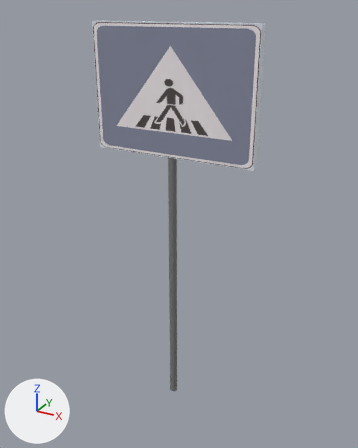
Before and after pictures for a commit that changed the FBX model Assets/Resources/Meshes/Obstacles/schild_zebra_rechteckig.FBX.
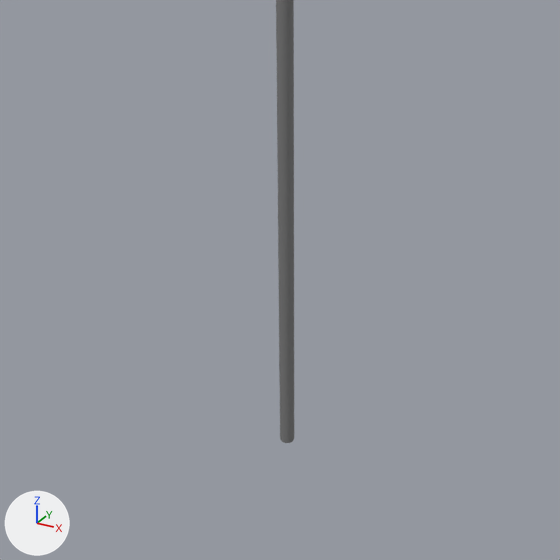
Old and new are each drawn whole from a 50 mm camera at (0.535, -0.936, 0.975) aimed at (0.011, 0.017, 0.498) and again close up on the part from 10% to 85% of the width and 40% to 100% of the height. Every picture has the same lights, and +X, +Y and +Z are marked at lower left. Where no turn or scale is listed for an object, it has been applied to the vertices. Vertices at the same position are counted once.

The first close-up shows 'schildständer'.
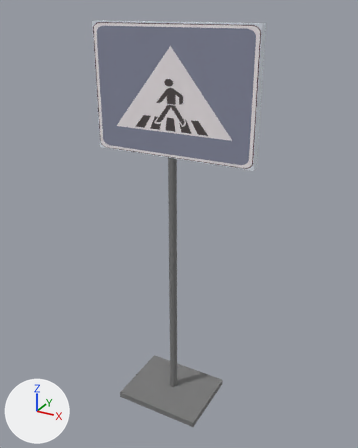
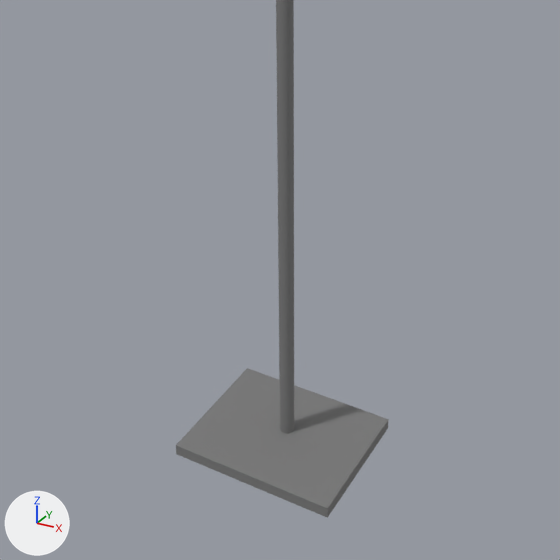
Edits to the bpy script that builds the scene:
```text
Change me_mesh_001:
    used by ob_schildständer; location = (0.0, 0.006, -0.001)
    remove me_mesh_001.from_pydata(...)  # 146 vertices, 162 faces; spans x -0.01..0.01, y -0.01..0.01, z 0.0..0.802
    add me_mesh_001.from_pydata(...)  # 260 vertices, 274 faces; spans x -0.112..0.111, y -0.098..0.082, z 0.0..0.802
    me_mesh_001 part 1: a new loose piece of 114 vertices spanning x -0.112..0.111, y -0.098..0.082, z 0.001..0.016, in mat_ständer (grey #797979)
```

Pixel boxes [x1, y1, x2, y2] of what changed, in the close-ups (560 x 560 px):
'schildständer', reshaped: before [276, 0, 294, 443]; after [176, 0, 388, 518]
part 1 of me_mesh_001, added: after [176, 368, 388, 518]
